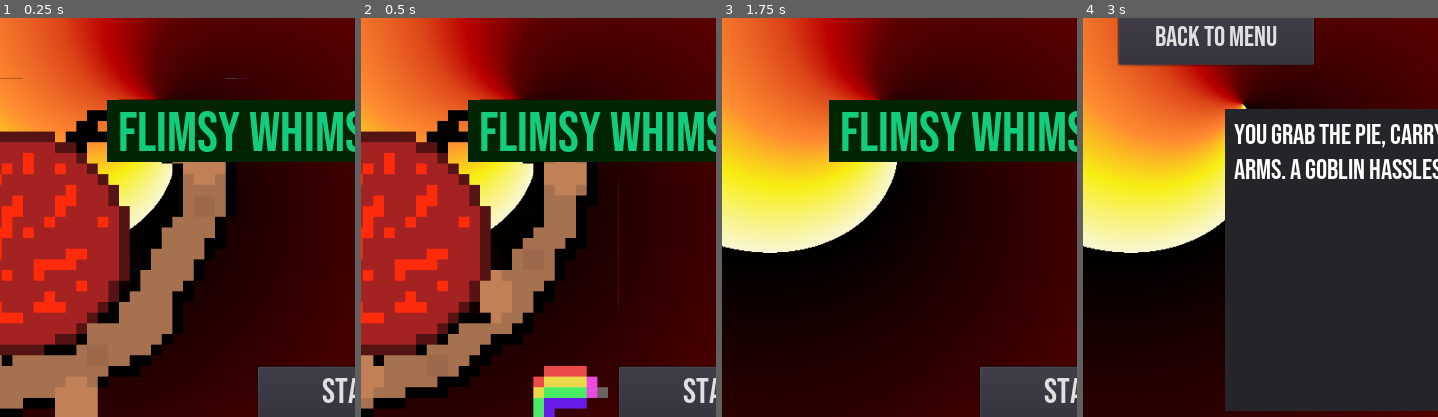
Above: before the commit, frames 1-4 (left to right).
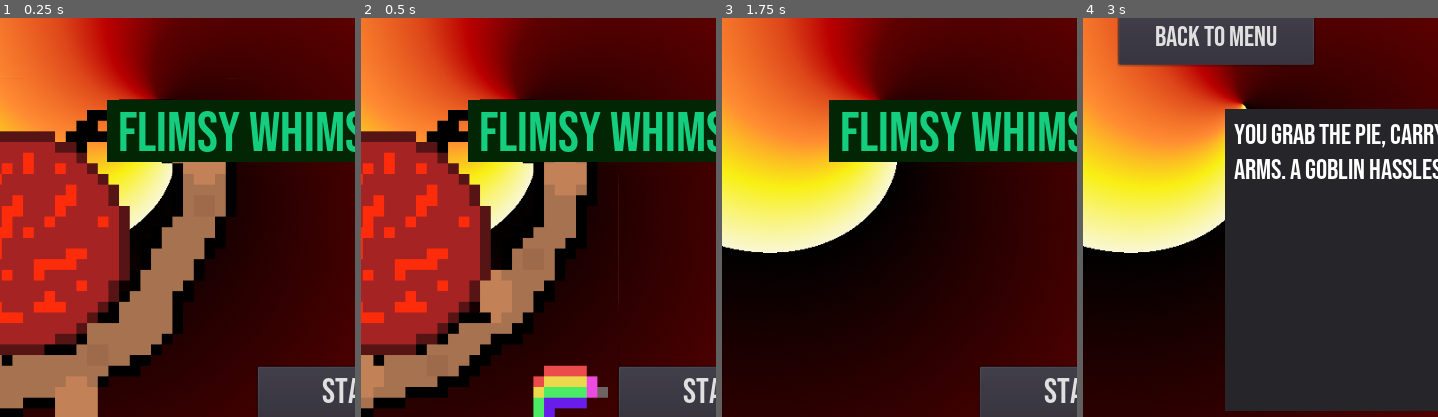
Above: after the commit, the same moments.

Repository: KaizNike/Flimsy-Whimsy-Adventure
Game: Godot game, scene res://src/Main/Main.tscn
The game is run twice, just before and just after one commit, with the same random seed, the same clock (stepped at 60 frames per second) and the same inputs.
Inputs:
- Up to frame 1 (0.25 s): no input
- Up to frame 2 (0.5 s): no input
- Up to frame 3 (1.75 s): click "Start" at 0.5 s; click "Back to Menu" at 1.25 s
- Up to frame 4 (3 s): click "Start" at 2 s; click "Grab the pie" at 2.75 s
The pictures show only the part of the screen within x 0-50%, y 5-55%; the shares and areas given below are measured in that part.

The runs differ from the first frame. In frame 1, 0.4% of the frame differs, in the area x 0-70%, y 15-98%; in frame 2, 0.6%, in the area x 0-67%, y 20-98%; in frame 3, less than 0.1%; in frame 4, less than 0.1%.

Commit message:
Revert to 3.2

Diff:
--- a/Flimsy Whimsy Adventure/project.godot
+++ b/Flimsy Whimsy Adventure/project.godot
@@ -10,6 +10,7 @@
 
 _global_script_classes=[  ]
 _global_script_class_icons={
+
 }
 
 [application]
@@ -33,31 +34,32 @@
 
 option_one={
 "deadzone": 0.5,
-"events": [ Object(InputEventKey,"resource_local_to_scene":false,"resource_name":"","device":0,"alt":false,"shift":false,"control":false,"meta":false,"command":false,"pressed":false,"scancode":49,"physical_scancode":0,"unicode":0,"echo":false,"script":null)
+"events": [ Object(InputEventKey,"resource_local_to_scene":false,"resource_name":"","device":0,"alt":false,"shift":false,"control":false,"meta":false,"command":false,"pressed":false,"scancode":49,"unicode":0,"echo":false,"script":null)
 , Object(InputEventJoypadButton,"resource_local_to_scene":false,"resource_name":"","device":0,"button_index":0,"pressure":0.0,"pressed":false,"script":null)
  ]
 }
 option_two={
 "deadzone": 0.5,
-"events": [ Object(InputEventKey,"resource_local_to_scene":false,"resource_name":"","device":0,"alt":false,"shift":false,"control":false,"meta":false,"command":false,"pressed":false,"scancode":50,"physical_scancode":0,"unicode":0,"echo":false,"script":null)
+"events": [ Object(InputEventKey,"resource_local_to_scene":false,"resource_name":"","device":0,"alt":false,"shift":false,"control":false,"meta":false,"command":false,"pressed":false,"scancode":50,"unicode":0,"echo":false,"script":null)
 , Object(InputEventJoypadButton,"resource_local_to_scene":false,"resource_name":"","device":0,"button_index":1,"pressure":0.0,"pressed":false,"script":null)
  ]
 }
 option_three={
 "deadzone": 0.5,
-"events": [ Object(InputEventKey,"resource_local_to_scene":false,"resource_name":"","device":0,"alt":false,"shift":false,"control":false,"meta":false,"command":false,"pressed":false,"scancode":51,"physical_scancode":0,"unicode":0,"echo":false,"script":null)
+"events": [ Object(InputEventKey,"resource_local_to_scene":false,"resource_name":"","device":0,"alt":false,"shift":false,"control":false,"meta":false,"command":false,"pressed":false,"scancode":51,"unicode":0,"echo":false,"script":null)
 , Object(InputEventJoypadButton,"resource_local_to_scene":false,"resource_name":"","device":0,"button_index":2,"pressure":0.0,"pressed":false,"script":null)
  ]
 }
 option_four={
 "deadzone": 0.5,
-"events": [ Object(InputEventKey,"resource_local_to_scene":false,"resource_name":"","device":0,"alt":false,"shift":false,"control":false,"meta":false,"command":false,"pressed":false,"scancode":52,"physical_scancode":0,"unicode":0,"echo":false,"script":null)
+"events": [ Object(InputEventKey,"resource_local_to_scene":false,"resource_name":"","device":0,"alt":false,"shift":false,"control":false,"meta":false,"command":false,"pressed":false,"scancode":52,"unicode":0,"echo":false,"script":null)
 , Object(InputEventJoypadButton,"resource_local_to_scene":false,"resource_name":"","device":0,"button_index":3,"pressure":0.0,"pressed":false,"script":null)
  ]
 }
 
 [rendering]
 
+quality/driver/driver_name="GLES2"
 vram_compression/import_etc=true
 vram_compression/import_etc2=false
 environment/default_environment="res://default_env.tres"
--- a/Flimsy Whimsy Adventure/src/HUD/Game.tscn
+++ b/Flimsy Whimsy Adventure/src/HUD/Game.tscn
@@ -40,9 +40,6 @@
 anchor_right = 1.0
 anchor_bottom = 1.0
 script = ExtResource( 1 )
-__meta__ = {
-"_edit_use_anchors_": false
-}
 
 [node name="GameTextLabel" type="RichTextLabel" parent="."]
 margin_left = 170.0
--- a/Flimsy Whimsy Adventure/src/HUD/Start.gd
+++ b/Flimsy Whimsy Adventure/src/HUD/Start.gd
@@ -6,6 +6,7 @@
 
 # Called when the node enters the scene tree for the first time.
 func _ready() -> void:
+	$GameNameLabel.grab_focus()
 	Automain.scene_change("mainmenu")
 	pass # Replace with function body.
 
--- a/Flimsy Whimsy Adventure/src/HUD/Start.tscn
+++ b/Flimsy Whimsy Adventure/src/HUD/Start.tscn
@@ -52,6 +52,9 @@
 margin_bottom = 169.147
 custom_fonts/font = SubResource( 2 )
 text = "Options"
+__meta__ = {
+"_edit_use_anchors_": false
+}
 
 [node name="HelpButton" type="Button" parent="."]
 anchor_left = 0.5
--- a/Flimsy Whimsy Adventure/src/Main/Main.tscn
+++ b/Flimsy Whimsy Adventure/src/Main/Main.tscn
@@ -23,6 +23,6 @@
 layer = -3
 
 [node name="AnimatedSprite" parent="CanvasLayer2" instance=ExtResource( 3 )]
-position = Vector2( 97.9464, 307.227 )
+position = Vector2( 98, 307 )
 z_index = -50
 frame = 7
